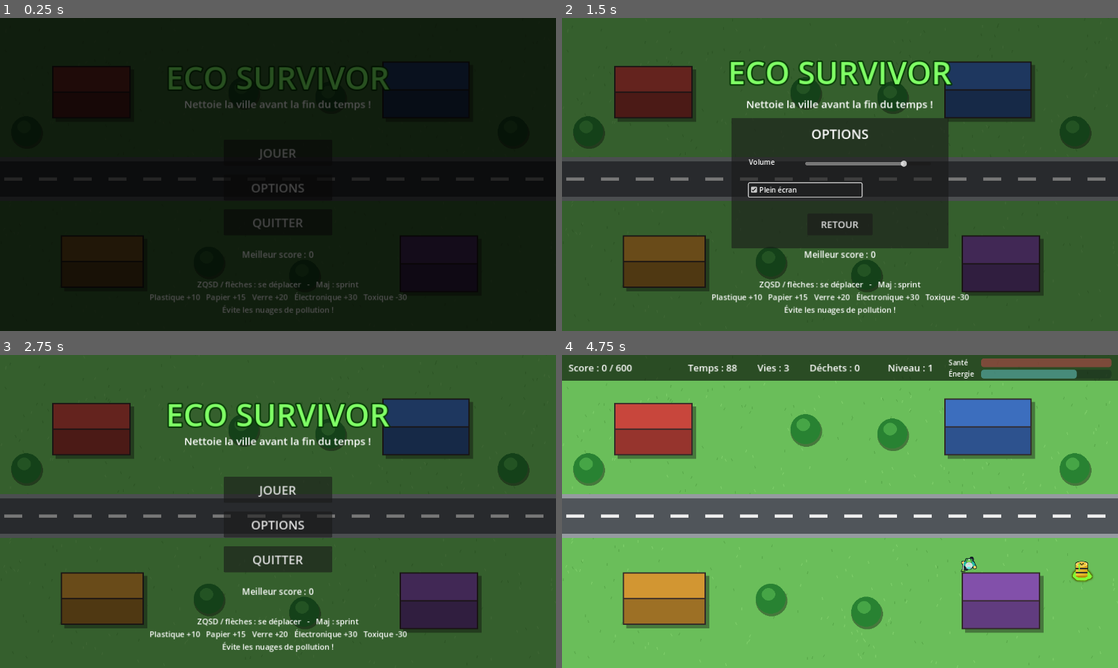
Above: before the commit, frames 1-4 (two rows, left to right).
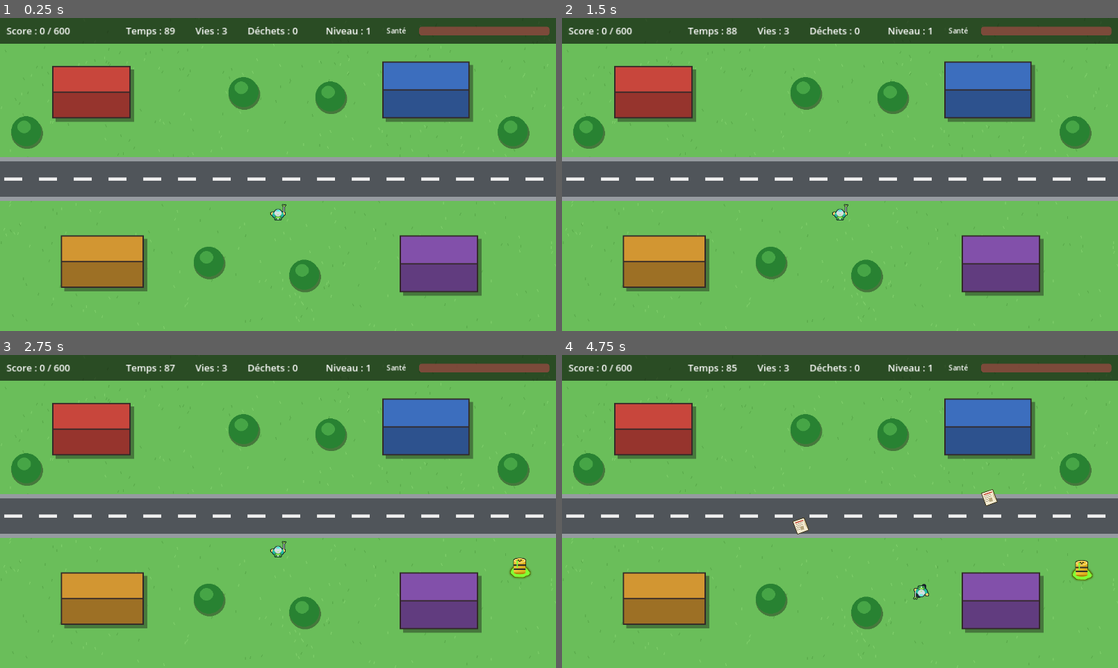
Above: after the commit, the same moments.

Repository: rayanmouak30-sys/rayan-site
Game: Godot game, scene res://scenes/Main.tscn
Two runs of this game, one before a commit and one after it. Both use one fixed random seed, a clock stepped at 60 frames per second and the inputs below. Before the commit the project starts from res://scenes/MainMenu.tscn.
Inputs (mouse positions are in pixels of both pictures, inside the frame that each line leads up to):
- Up to frame 1 (0.25 s): no input
- Up to frame 2 (1.5 s): click (840, 187) at 0.5 s, where only the run before the commit has a clickable "OPTIONS"; click (806, 190) at 1.25 s, where only the run before the commit has a clickable "Plein écran"
- Up to frame 3 (2.75 s): click (278, 561) at 2 s, where only the run before the commit has a clickable "RETOUR"
- Up to frame 4 (4.75 s): click (840, 489) at 2.75 s, where only the run before the commit has a clickable "JOUER"; hold D (droite) 3.53-4.28 s; hold Shift (sprint, bound only before the commit) 3.53-4.28 s; hold S (bas) from 4.28 s (still down); tap Shift (sprint, bound only before the commit) at 4.35 s

The runs differ from the first frame. In frame 1, 100% of the frame differs, in the area x 0-100%, y 0-100%; in frame 2, 93%; in frame 3, 93%; in frame 4, 1.9%.

Commit message:
ECO SURVIVOR : sans menu, sans musique, sans sprint
Le jeu demarre directement sur la partie.

Co-Authored-By: Claude Opus 5.5 <noreply@anthropic.com>
Claude-Session: https://claude.ai/code/session_017KF7MN7Q7fFeTn4X9ZjocP

Diff:
--- a/ECO_SURVIVOR/project.godot
+++ b/ECO_SURVIVOR/project.godot
@@ -5,7 +5,7 @@
 [application]
 
 config/name="Eco Survivor"
-run/main_scene="res://scenes/MainMenu.tscn"
+run/main_scene="res://scenes/Main.tscn"
 config/features=PackedStringArray("4.3", "GL Compatibility")
 config/icon="res://icon.png"
 
@@ -37,10 +37,6 @@
 "deadzone": 0.5,
 "events": [Object(InputEventKey,"resource_local_to_scene":false,"resource_name":"","device":-1,"window_id":0,"alt_press …(496 unchanged characters)…
 }
-sprint={
-"deadzone": 0.5,
-"events": [Object(InputEventKey,"resource_local_to_scene":false,"resource_name":"","device":-1,"window_id":0,"alt_pressed":false,"shift_pressed":false,"ctrl_pressed":false,"meta_pressed":false,"pressed":false,"keycode":0,"physical_keycode":4194325,"key_label":0,"unicode":0,"location":0,"echo":false,"script":null), Object(InputEventKey,"resource_local_to_scene":false,"resource_name":"","device":-1,"window_id":0,"alt_pressed":false,"shift_pressed":false,"ctrl_pressed":false,"meta_pressed":false,"pressed":false,"keycode":0,"physical_keycode":32,"key_label":0,"unicode":0,"location":0,"echo":false,"script":null)]
-}
 
 [rendering]
 
--- a/ECO_SURVIVOR/scenes/GameOver.tscn
+++ b/ECO_SURVIVOR/scenes/GameOver.tscn
@@ -55,21 +55,12 @@
 
 [node name="Recommencer" type="Button" parent="."]
 layout_mode = 0
-offset_left = 360.0
+offset_left = 510.0
 offset_top = 460.0
-offset_right = 620.0
+offset_right = 770.0
 offset_bottom = 520.0
 theme_override_font_sizes/font_size = 24
 text = "RECOMMENCER"
-
-[node name="Menu" type="Button" parent="."]
-layout_mode = 0
-offset_left = 660.0
-offset_top = 460.0
-offset_right = 920.0
-offset_bottom = 520.0
-theme_override_font_sizes/font_size = 24
-text = "RETOUR AU MENU"
 
 [node name="Fondu" type="ColorRect" parent="."]
 layout_mode = 0
@@ -82,4 +73,3 @@
 stream = ExtResource("3")
 
 [connection signal="pressed" from="Recommencer" to="." method="_on_recommencer_pressed"]
-[connection signal="pressed" from="Menu" to="." method="_on_menu_pressed"]
--- a/ECO_SURVIVOR/scenes/Main.tscn
+++ b/ECO_SURVIVOR/scenes/Main.tscn
@@ -1,10 +1,9 @@
-[gd_scene load_steps=18 format=3]
+[gd_scene load_steps=17 format=3]
 
 [ext_resource type="Script" path="res://scripts/game_manager.gd" id="1"]
 [ext_resource type="Texture2D" path="res://assets/backgrounds/ville.png" id="2"]
 [ext_resource type="PackedScene" path="res://scenes/Player.tscn" id="3"]
 [ext_resource type="Texture2D" path="res://assets/sprites/particule.png" id="4"]
-[ext_resource type="AudioStream" path="res://assets/sounds/musique.ogg" id="5"]
 [ext_resource type="AudioStream" path="res://assets/sounds/ramasser.wav" id="6"]
 [ext_resource type="AudioStream" path="res://assets/sounds/degat.wav" id="7"]
 [ext_resource type="AudioStream" path="res://assets/sounds/vie_perdue.wav" id="8"]
@@ -161,10 +160,6 @@
 wait_time = 7.0
 autostart = true
 
-[node name="Musique" type="AudioStreamPlayer" parent="."]
-stream = ExtResource("5")
-volume_db = -6.0
-
 [node name="SonRamasser" type="AudioStreamPlayer" parent="."]
 stream = ExtResource("6")
 
@@ -223,33 +218,17 @@
 
 [node name="TexteVie" type="Label" parent="HUD"]
 offset_left = 890.0
-offset_top = 6.0
+offset_top = 18.0
 offset_right = 960.0
-offset_bottom = 30.0
+offset_bottom = 42.0
 text = "Santé"
 
 [node name="BarreVie" type="ProgressBar" parent="HUD"]
 modulate = Color(1, 0.4, 0.4, 1)
 offset_left = 965.0
-offset_top = 8.0
+offset_top = 20.0
 offset_right = 1265.0
-offset_bottom = 28.0
-value = 100.0
-show_percentage = false
-
-[node name="TexteEnergie" type="Label" parent="HUD"]
-offset_left = 890.0
-offset_top = 32.0
-offset_right = 960.0
-offset_bottom = 56.0
-text = "Énergie"
-
-[node name="BarreEnergie" type="ProgressBar" parent="HUD"]
-modulate = Color(0.5, 1, 1, 1)
-offset_left = 965.0
-offset_top = 34.0
-offset_right = 1265.0
-offset_bottom = 54.0
+offset_bottom = 40.0
 value = 100.0
 show_percentage = false
 
--- a/ECO_SURVIVOR/scenes/MainMenu.tscn
+++ /dev/null
@@ -1,160 +0,0 @@
-[gd_scene load_steps=4 format=3]
-
-[ext_resource type="Script" path="res://scripts/menu.gd" id="1"]
-[ext_resource type="Texture2D" path="res://assets/backgrounds/ville.png" id="2"]
-[ext_resource type="AudioStream" path="res://assets/sounds/clic.wav" id="3"]
-
-[node name="MainMenu" type="Control"]
-layout_mode = 3
-anchors_preset = 15
-anchor_right = 1.0
-anchor_bottom = 1.0
-script = ExtResource("1")
-
-[node name="Fond" type="TextureRect" parent="."]
-layout_mode = 0
-offset_right = 1280.0
-offset_bottom = 720.0
-texture = ExtResource("2")
-
-[node name="Assombrir" type="ColorRect" parent="."]
-layout_mode = 0
-offset_right = 1280.0
-offset_bottom = 720.0
-color = Color(0, 0, 0, 0.5)
-
-[node name="Titre" type="Label" parent="."]
-layout_mode = 0
-offset_top = 80.0
-offset_right = 1280.0
-offset_bottom = 170.0
-theme_override_colors/font_color = Color(0.5, 1, 0.4, 1)
-theme_override_colors/font_outline_color = Color(0, 0.2, 0, 1)
-theme_override_constants/outline_size = 12
-theme_override_font_sizes/font_size = 72
-text = "ECO SURVIVOR"
-horizontal_alignment = 1
-
-[node name="SousTitre" type="Label" parent="."]
-layout_mode = 0
-offset_top = 180.0
-offset_right = 1280.0
-offset_bottom = 215.0
-theme_override_font_sizes/font_size = 24
-text = "Nettoie la ville avant la fin du temps !"
-horizontal_alignment = 1
-
-[node name="Jouer" type="Button" parent="."]
-layout_mode = 0
-offset_left = 515.0
-offset_top = 280.0
-offset_right = 765.0
-offset_bottom = 340.0
-theme_override_font_sizes/font_size = 28
-text = "JOUER"
-
-[node name="BoutonOptions" type="Button" parent="."]
-layout_mode = 0
-offset_left = 515.0
-offset_top = 360.0
-offset_right = 765.0
-offset_bottom = 420.0
-theme_override_font_sizes/font_size = 28
-text = "OPTIONS"
-
-[node name="Quitter" type="Button" parent="."]
-layout_mode = 0
-offset_left = 515.0
-offset_top = 440.0
-offset_right = 765.0
-offset_bottom = 500.0
-theme_override_font_sizes/font_size = 28
-text = "QUITTER"
-
-[node name="Record" type="Label" parent="."]
-layout_mode = 0
-offset_top = 530.0
-offset_right = 1280.0
-offset_bottom = 560.0
-theme_override_font_sizes/font_size = 20
-text = "Meilleur score : 0"
-horizontal_alignment = 1
-
-[node name="Regles" type="Label" parent="."]
-layout_mode = 0
-offset_top = 600.0
-offset_right = 1280.0
-offset_bottom = 700.0
-theme_override_font_sizes/font_size = 18
-text = "ZQSD / flèches : se déplacer   -   Maj : sprint
-Plastique +10   Papier +15   Verre +20   Électronique +30   Toxique -30
-Évite les nuages de pollution !"
-horizontal_alignment = 1
-
-[node name="Options" type="Panel" parent="."]
-layout_mode = 0
-offset_left = 390.0
-offset_top = 230.0
-offset_right = 890.0
-offset_bottom = 530.0
-
-[node name="TitreOptions" type="Label" parent="Options"]
-layout_mode = 0
-offset_top = 15.0
-offset_right = 500.0
-offset_bottom = 55.0
-theme_override_font_sizes/font_size = 30
-text = "OPTIONS"
-horizontal_alignment = 1
-
-[node name="TexteVolume" type="Label" parent="Options"]
-layout_mode = 0
-offset_left = 40.0
-offset_top = 90.0
-offset_right = 160.0
-offset_bottom = 120.0
-text = "Volume"
-
-[node name="Volume" type="HSlider" parent="Options"]
-layout_mode = 0
-offset_left = 170.0
-offset_top = 95.0
-offset_right = 460.0
-offset_bottom = 115.0
-max_value = 1.0
-step = 0.05
-value = 0.8
-
-[node name="PleinEcran" type="CheckBox" parent="Options"]
-layout_mode = 0
-offset_left = 40.0
-offset_top = 150.0
-offset_right = 300.0
-offset_bottom = 180.0
-text = "Plein écran"
-
-[node name="Retour" type="Button" parent="Options"]
-layout_mode = 0
-offset_left = 175.0
-offset_top = 220.0
-offset_right = 325.0
-offset_bottom = 270.0
-theme_override_font_sizes/font_size = 22
-text = "RETOUR"
-
-[node name="Fondu" type="ColorRect" parent="."]
-layout_mode = 0
-offset_right = 1280.0
-offset_bottom = 720.0
-mouse_filter = 2
-color = Color(0, 0, 0, 1)
-
-[node name="Clic" type="AudioStreamPlayer" parent="."]
-stream = ExtResource("3")
-
-[connection signal="pressed" from="Jouer" to="." method="_on_jouer_pressed"]
-[connection signal="pressed" from="BoutonOptions" to="." method="_on_options_pressed"]
-[connection signal="pressed" from="Quitter" to="." method="_on_quitter_pressed"]
-[connection signal="value_changed" from="Options/Volume" to="." method="_on_volume_value_changed"]
-[connection signal="toggled" from="Options/PleinEcran" to="." method="_on_plein_ecran_toggled"]
-[connection signal="pressed" from="Options/Retour" to="." method="_on_retour_pressed"]
--- a/ECO_SURVIVOR/scenes/Victory.tscn
+++ b/ECO_SURVIVOR/scenes/Victory.tscn
@@ -55,21 +55,12 @@
 
 [node name="Recommencer" type="Button" parent="."]
 layout_mode = 0
-offset_left = 360.0
+offset_left = 510.0
 offset_top = 460.0
-offset_right = 620.0
+offset_right = 770.0
 offset_bottom = 520.0
 theme_override_font_sizes/font_size = 24
 text = "RECOMMENCER"
-
-[node name="Menu" type="Button" parent="."]
-layout_mode = 0
-offset_left = 660.0
-offset_top = 460.0
-offset_right = 920.0
-offset_bottom = 520.0
-theme_override_font_sizes/font_size = 24
-text = "RETOUR AU MENU"
 
 [node name="Fondu" type="ColorRect" parent="."]
 layout_mode = 0
@@ -82,4 +73,3 @@
 stream = ExtResource("3")
 
 [connection signal="pressed" from="Recommencer" to="." method="_on_recommencer_pressed"]
-[connection signal="pressed" from="Menu" to="." method="_on_menu_pressed"]
--- a/ECO_SURVIVOR/scripts/end_screen.gd
+++ b/ECO_SURVIVOR/scripts/end_screen.gd
@@ -11,7 +11,3 @@
 
 func _on_recommencer_pressed():
 	get_tree().change_scene_to_file("res://scenes/Main.tscn")
-
-
-func _on_menu_pressed():
-	get_tree().change_scene_to_file("res://scenes/MainMenu.tscn")
--- a/ECO_SURVIVOR/scripts/game_manager.gd
+++ b/ECO_SURVIVOR/scripts/game_manager.gd
@@ -15,11 +15,7 @@
 
 func _ready():
 	$Player.sante_change.connect(_on_sante_change)
-	$Player.energie_change.connect(_on_energie_change)
 	$Player.mort.connect(_on_joueur_mort)
-	$Musique.stream.loop = true
-	$Musique.play()
-	AudioServer.set_bus_volume_db(0, linear_to_db(Global.volume))
 	mettre_a_jour_hud()
 
 
@@ -124,10 +120,6 @@
 		$SonDegat.play()
 
 
-func _on_energie_change(energie):
-	$HUD/BarreEnergie.value = energie
-
-
 func _on_joueur_mort():
 	if fini:
 		return
--- a/ECO_SURVIVOR/scripts/global.gd
+++ b/ECO_SURVIVOR/scripts/global.gd
@@ -4,4 +4,3 @@
 var score_final = 0
 var dechets_final = 0
 var meilleur_score = 0
-var volume = 0.8
--- a/ECO_SURVIVOR/scripts/menu.gd
+++ /dev/null
@@ -1,53 +0,0 @@
-extends Control
-# Menu principal : boutons JOUER, OPTIONS, QUITTER.
-
-
-func _ready():
-	# petite animation d'apparition
-	$Fondu.modulate.a = 1
-	create_tween().tween_property($Fondu, "modulate:a", 0.0, 0.8)
-	$Options.hide()
-	$Record.text = "Meilleur score : " + str(Global.meilleur_score)
-	$Options/Volume.value = Global.volume
-
-
-func _process(delta):
-	# le titre bouge doucement
-	$Titre.position.y = 80 + sin(Time.get_ticks_msec() / 400.0) * 6
-
-
-func _on_jouer_pressed():
-	$Clic.play()
-	get_tree().change_scene_to_file("res://scenes/Main.tscn")
-
-
-func _on_options_pressed():
-	$Clic.play()
-	$Options.show()
-	$Jouer.hide()
-	$BoutonOptions.hide()
-	$Quitter.hide()
-
-
-func _on_quitter_pressed():
-	get_tree().quit()
-
-
-func _on_volume_value_changed(value):
-	Global.volume = value
-	AudioServer.set_bus_volume_db(0, linear_to_db(value))
-
-
-func _on_plein_ecran_toggled(active):
-	if active:
-		DisplayServer.window_set_mode(DisplayServer.WINDOW_MODE_FULLSCREEN)
-	else:
-		DisplayServer.window_set_mode(DisplayServer.WINDOW_MODE_WINDOWED)
-
-
-func _on_retour_pressed():
-	$Clic.play()
-	$Options.hide()
-	$Jouer.show()
-	$BoutonOptions.show()
-	$Quitter.show()
--- a/ECO_SURVIVOR/scripts/player.gd
+++ b/ECO_SURVIVOR/scripts/player.gd
@@ -1,14 +1,11 @@
 extends CharacterBody2D
-# Script du joueur : déplacement, sprint, santé.
+# Script du joueur : déplacement et santé.
 
 signal sante_change(sante)
-signal energie_change(energie)
 signal mort
 
 var vitesse = 250
-var vitesse_sprint = 400
 var sante = 100
-var energie = 100
 var invincible = 0.0   # temps restant d'invincibilité (en secondes)
 
 
@@ -16,18 +13,8 @@
 	# lecture des touches (ZQSD ou flèches)
 	var direction = Input.get_vector("gauche", "droite", "haut", "bas")
 
-	# sprint : utilise l'énergie (ressource à économiser)
-	var v = vitesse
-	if Input.is_action_pressed("sprint") and energie > 0 and direction != Vector2.ZERO:
-		v = vitesse_sprint
-		energie -= 40 * delta
-	elif energie < 100:
-		energie += 15 * delta
-	energie = clamp(energie, 0, 100)
-	energie_change.emit(energie)
-
 	# déplacement fluide
-	velocity = velocity.lerp(direction * v, 0.2)
+	velocity = velocity.lerp(direction * vitesse, 0.2)
 	move_and_slide()
 
 	# animation et orientation du personnage
Not shown, removed: ECO_SURVIVOR/assets/sounds/clic.wav.import
Not shown, removed: ECO_SURVIVOR/assets/sounds/musique.ogg.import
Not shown, changed: ECO_SURVIVOR/README.md
Not shown, removed: ECO_SURVIVOR/assets/sounds/clic.wav
Not shown, removed: ECO_SURVIVOR/assets/sounds/musique.ogg
